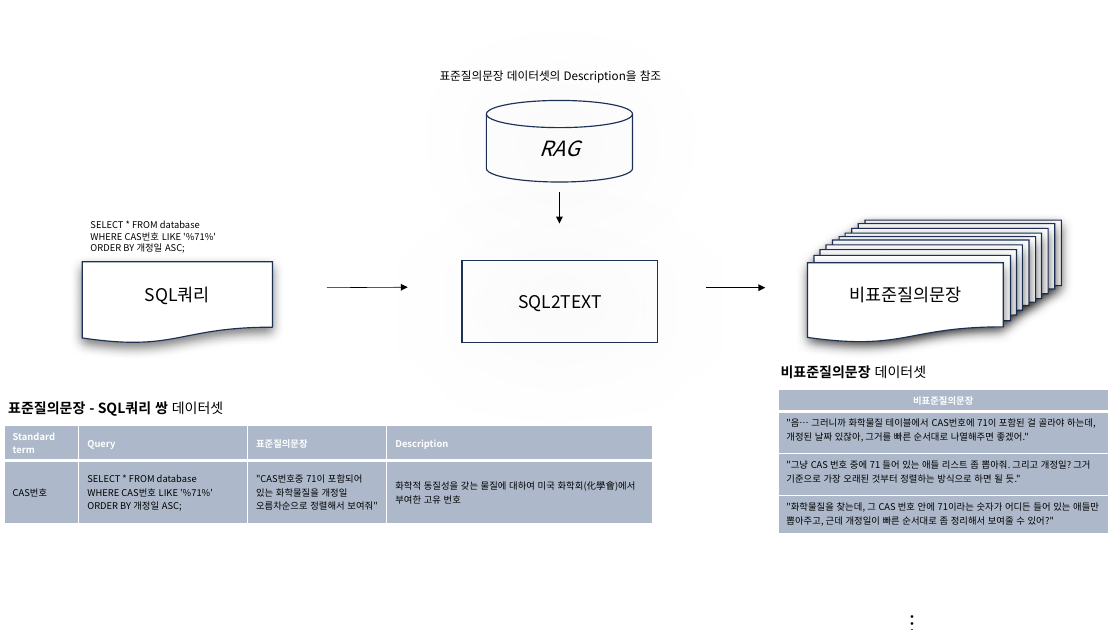
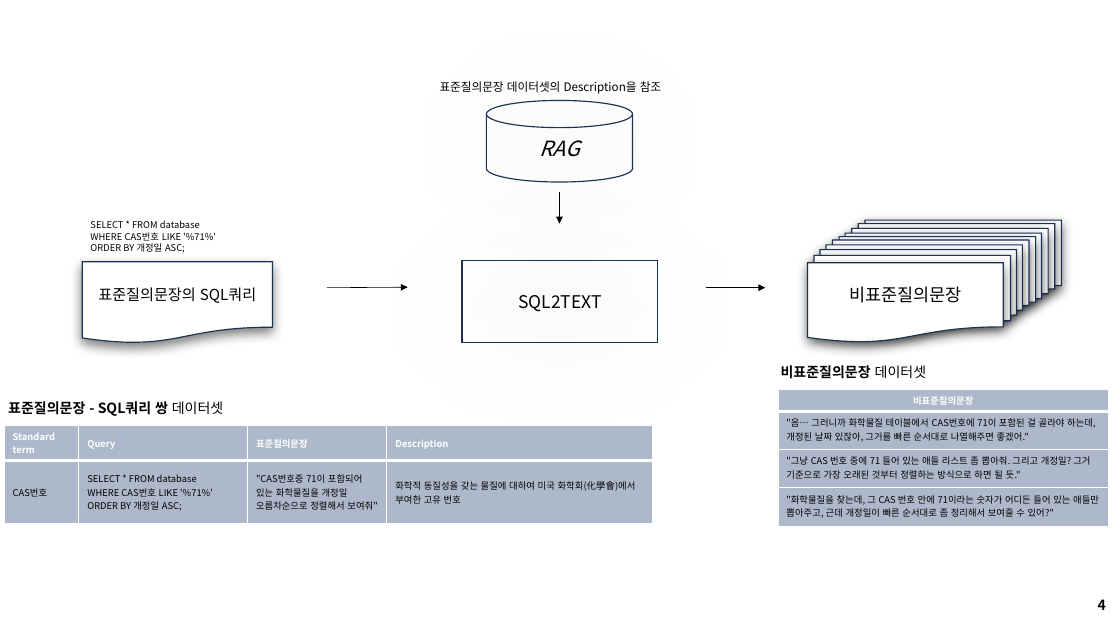
Before and after one commit to seungdeng/DELab, a slide deck: slide 4 of PPT/DSLab_이승건_특허.pptx. Drawn at 1120x630 pixels with LibreOffice and Linux fonts; fonts in the diff are those of the drawing. Boxes give left, top, right and bottom in pixels: in the first picture for what was removed or moved away, otherwise in the second. Text is boxed around its words. In the diff, an @@ line names an element or a change of style, - is before the commit and + after.

```diff
--- a/PPT/DSLab_이승건_특허.pptx
+++ b/PPT/DSLab_이승건_특허.pptx
@@ text "표준질의문장 데이터셋의 Description을 참조": place and size @@
-text "표준질의문장 데이터셋의 Description을 참조" at <box>440,70,661,83</box>
+text "표준질의문장 데이터셋의 Description을 참조" at <box>440,81,661,94</box>
@@ text in flow chart document at <box>98,287,256,303</box>: text changed; size 15 to 13 pt @@
-SQL쿼리
+표준질의문장의 SQL쿼리
@@ table: place and size @@
-table at <box>778,390,1108,538</box>
+table at <box>778,390,1108,530</box>
@@ text added at <box>1098,599,1106,610</box>, 12 pt, text #000000, bold @@
+4
@@ text removed at <box>887,605,929,629</box> @@
-…
```
Also in this commit, not shown: 2 other slides changed, 5 slides added, 3 slides removed.
